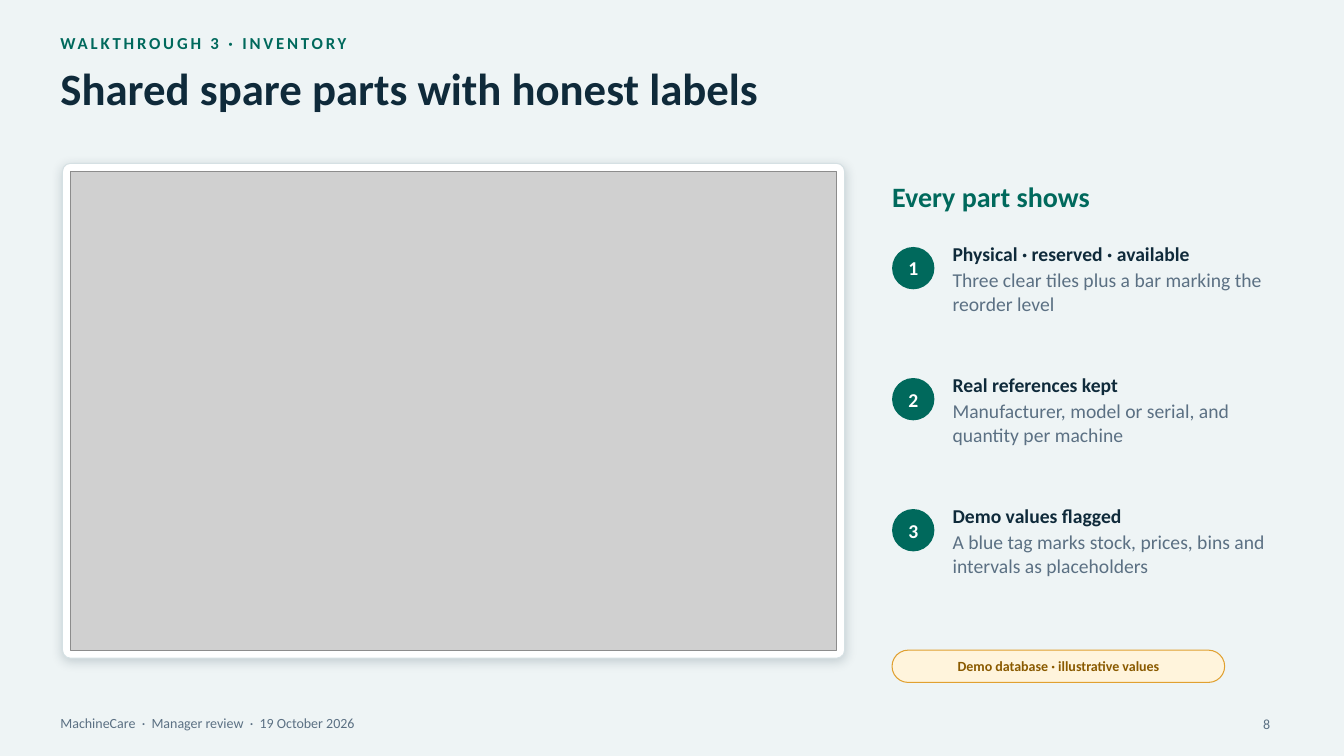
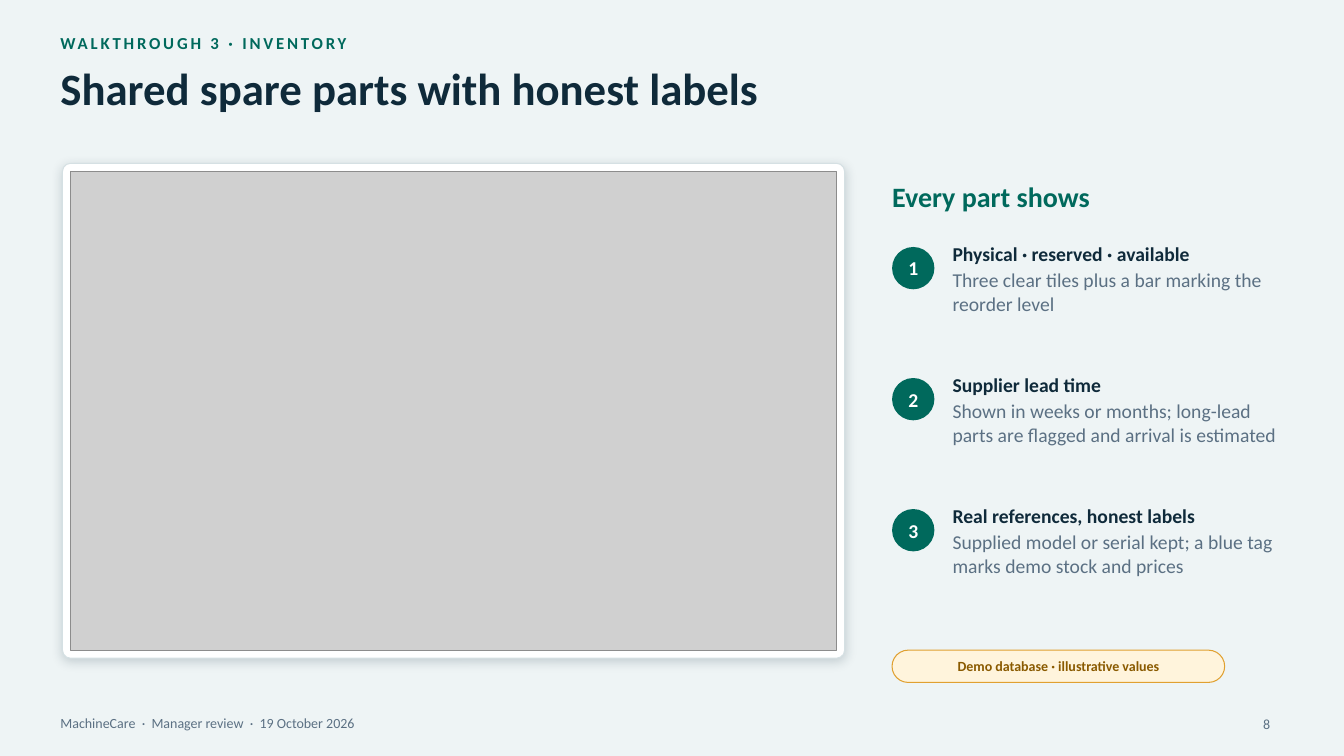
Before and after one commit to Marina-Safwat/MachineCare, a slide deck: slide 8 of docs/manager-presentation-2026-10-19/final/MachineCare_Manager_Review_Final.pptx. Drawn at 1344x756 pixels with LibreOffice and Linux fonts; fonts in the diff are those of the drawing; grey boxes stand for pictures. Boxes give left, top, right and bottom in pixels: in the first picture for what was removed or moved away, otherwise in the second. Text is boxed around its words. In the diff, an @@ line names an element or a change of style, - is before the commit and + after.

```diff
--- a/docs/manager-presentation-2026-10-19/final/MachineCare_Manager_Review_Final.pptx
+++ b/docs/manager-presentation-2026-10-19/final/MachineCare_Manager_Review_Final.pptx
@@ text at bbox=[953, 378, 1275, 446]: text changed @@
-Real references kept
-Manufacturer, model or serial, and quantity per machine
+Supplier lead time
+Shown in weeks or months; long-lead parts are flagged and arrival is estimated
@@ text at bbox=[953, 509, 1272, 576]: text changed @@
-Demo values flagged
-A blue tag marks stock, prices, bins and intervals as placeholders
+Real references, honest labels
+Supplied model or serial kept; a blue tag marks demo stock and prices
```
Also in this commit, not shown: 1 other slide changed, 2 slides added, 12 other files.
